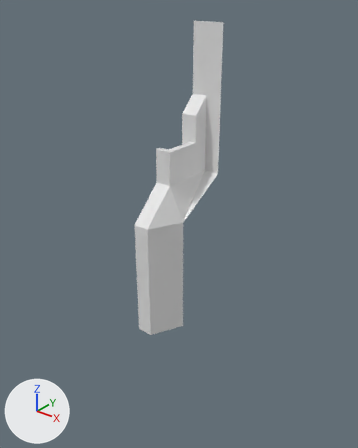
What one commit did to the Blender file Assets/TowerSide.02.blend.
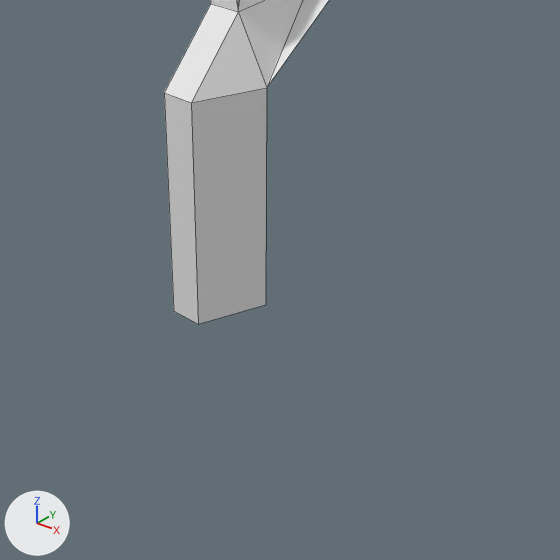
Each version appears first whole from a camera (50 mm lens) standing at (8.52, -12.42, 1.94) and looking at (-0.18, -1.56, -4.8), and next in a close-up on the part from 16% to 90% of the width and 40% to 100% of the height. Lighting does not change. The marker at lower left points along +X, +Y and +Z. The last two pictures show the newer version. The close-ups show mesh edges as thin lines.

The scene before the commit, as lines of its bpy script (objects in view):
```python
me_plane_001 = bpy.data.meshes.new('Plane.001')
me_plane_001.from_pydata(...)  # 32 vertices, 26 faces; spans x -0.5..0.5, y -3.2..-0.5, z -8.0..1.0
# before: 18 (-0.5, -3.2, -8.0) at pixel (173, 310), 19 (0.0, -3.2, -8.0) at pixel (198, 324), 31 (0.5, -2.2, -8.0) at pixel (265, 304)
ob_plane = bpy.data.objects.new('Plane', me_plane_001)
ob_plane.location = (0.0, 0.0, 0.0)
```
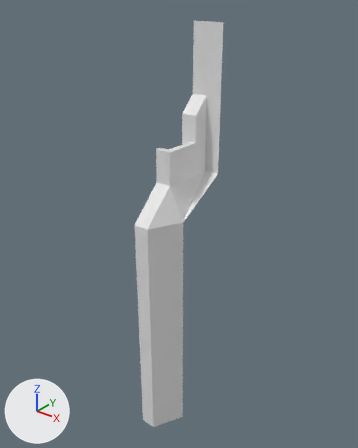
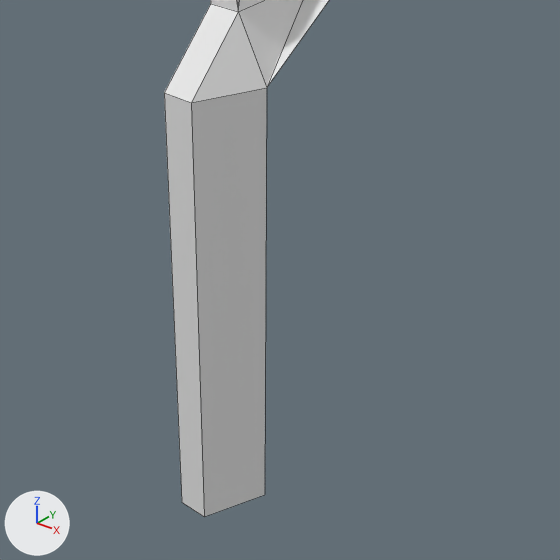
What changed in the scene script:
```text
Change me_plane_001:
    used by ob_plane; location = (0.0, 0.0, 0.0)
    remove me_plane_001.from_pydata(...)  # 32 vertices, 26 faces; spans x -0.5..0.5, y -3.2..-0.5, z -8.0..1.0
    add me_plane_001.from_pydata(...)  # 32 vertices, 26 faces; spans x -0.5..0.5, y -3.2..-0.5, z -12.0..1.0
    me_plane_001 part 1
    add for i in [18, 19, 31]: me_plane_001.vertices[i].co += Vector((0.0, 0.0, -4.0))
```

Changed parts and their boxes [x1, y1, x2, y2] in the close-ups (560 x 560 px; the box of a moved part takes in the faces that stretch with it):
'Plane', reshaped: before [164, 0, 329, 324]; after [164, 0, 329, 517]
part 1 of me_plane_001, moved or reshaped: before [169, 138, 266, 324]; after [169, 138, 266, 517]
